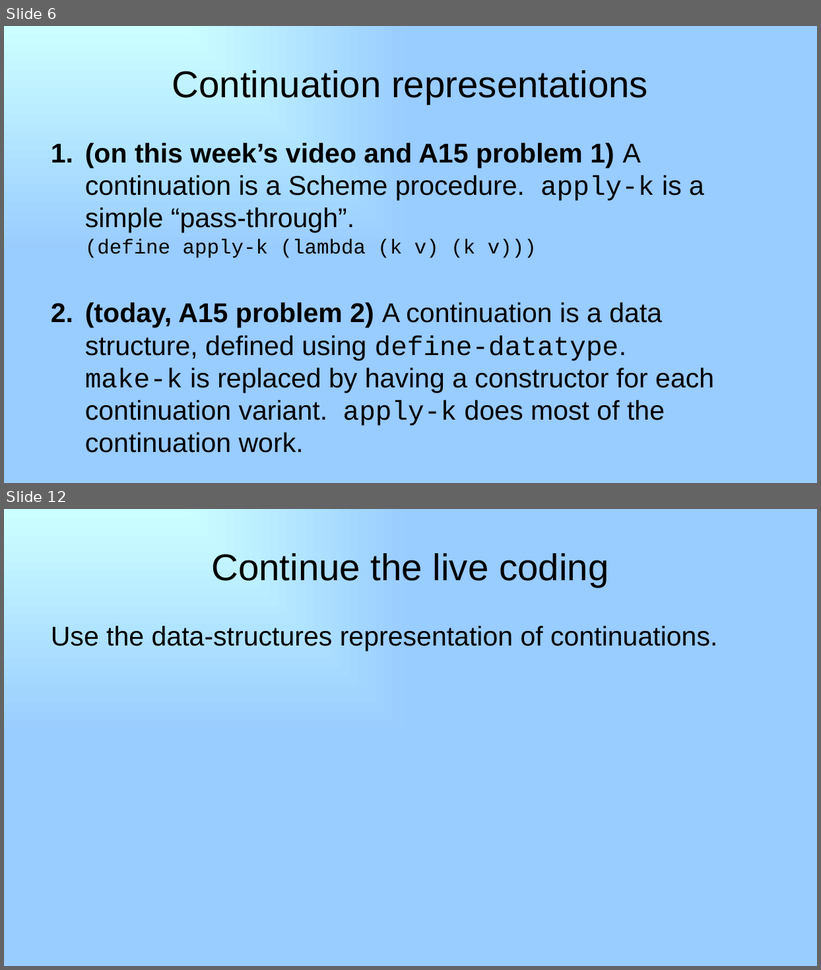
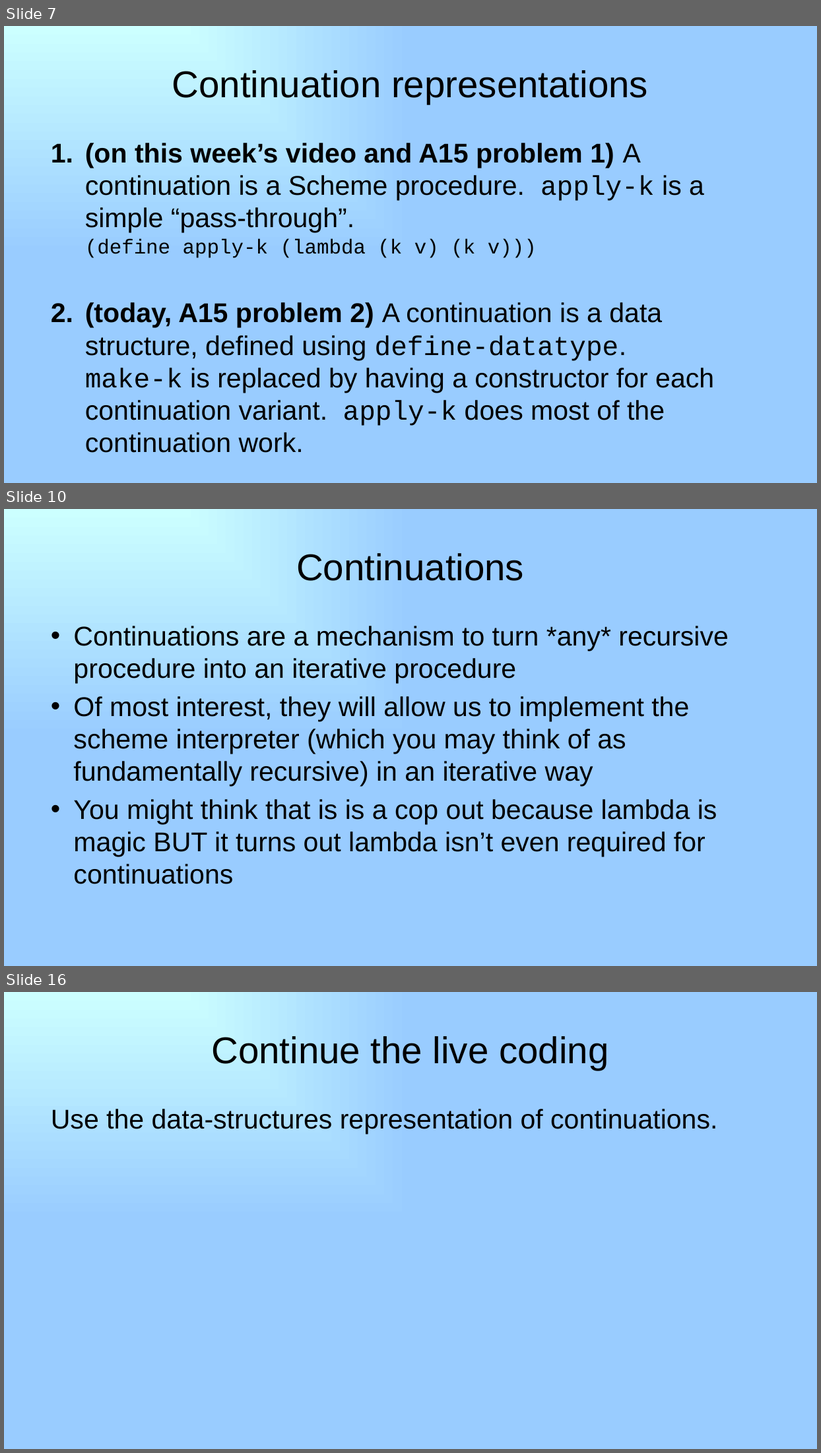
Before and after one commit to RHIT-CSSE/csse304, a slide deck: ClassMaterials/CPSMore1/24-moreCPS.pptx. Shown one above the other, each under a label of ours: slides 6 and 12 before the commit, slides 7, 10 and 16 after it; the slides between them are not shown. The pictures are 821x970 and 821x1453 pixels, drawn with LibreOffice and Linux fonts; fonts in the diff are those of the drawing. Boxes give left, top, right and bottom in pixels: in the first picture for what was removed or moved away, otherwise in the second. Text is boxed around its words. In the diff, an @@ line names an element or a change of style, - is before the commit and + after.

```diff
--- a/ClassMaterials/CPSMore1/24-moreCPS.pptx
+++ b/ClassMaterials/CPSMore1/24-moreCPS.pptx
@@ slide 10 added at <box>4,509,817,966</box>, background gradient #CCFFFF to #99CCFF @@
@@ title added at <box>296,553,524,581</box>, 44 pt, text #000000 @@
+Continuations
@@ text added at <box>73,626,729,885</box>, 32 pt, text #000000 @@
+• Continuations are a mechanism to turn *any* recursive procedure into an iterative procedure
+• Of most interest, they will allow us to implement the scheme interpreter (which you may think of as fundamentally recursive) in an iterative way
+• You might think that is is a cop out because lambda is magic BUT it turns out lambda isn’t even required for continuations
@@ what was slide 6 is now slide 7 @@
@@ what was slide 12 is now slide 16 @@
```
Also in this commit, not shown: 1 slide changed, 3 other slides added, 4 other files.
